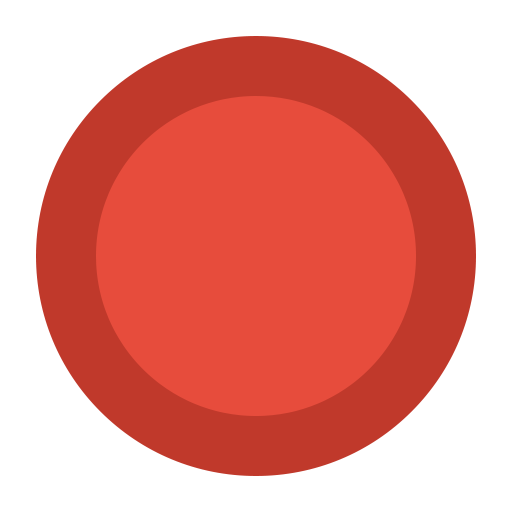
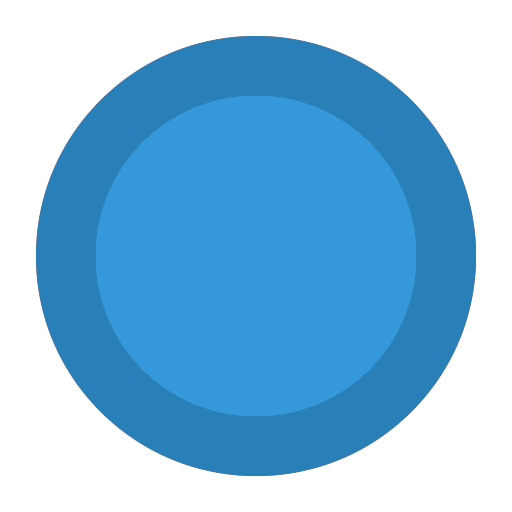
Layer changes from the first 512px x 512px image to the second:
painted on "Ellipse 2", unmasked it over box(96, 96, 416, 416)
painted on "Ellipse 1", unmasked it over box(35, 35, 477, 477)
